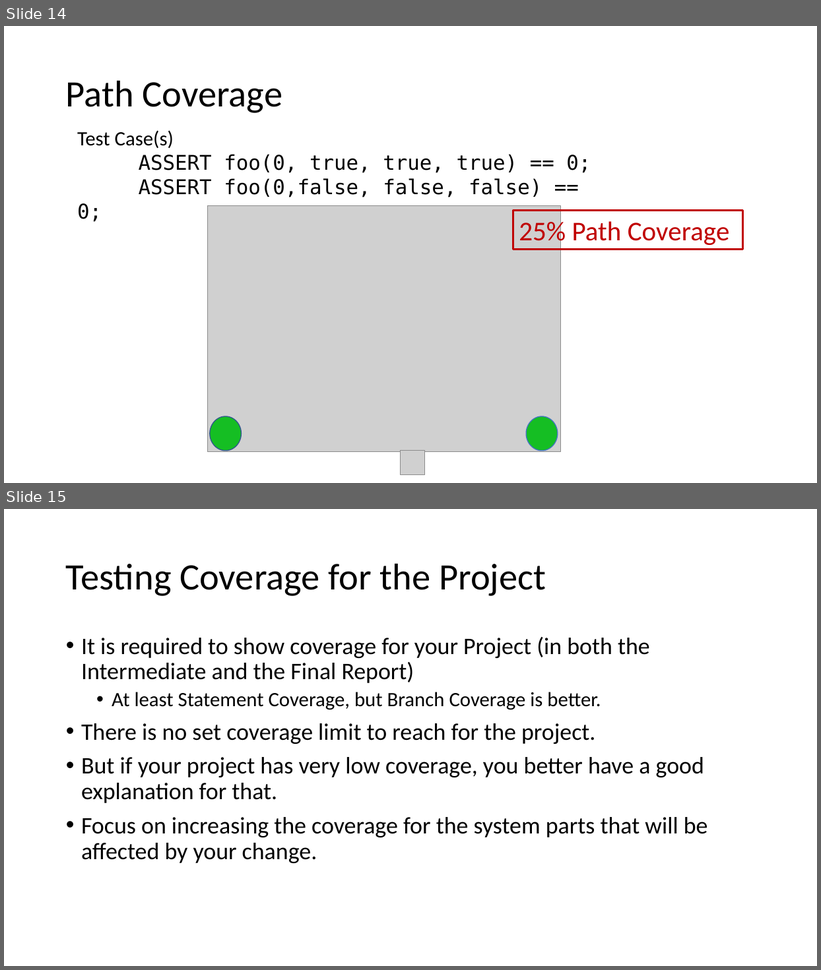
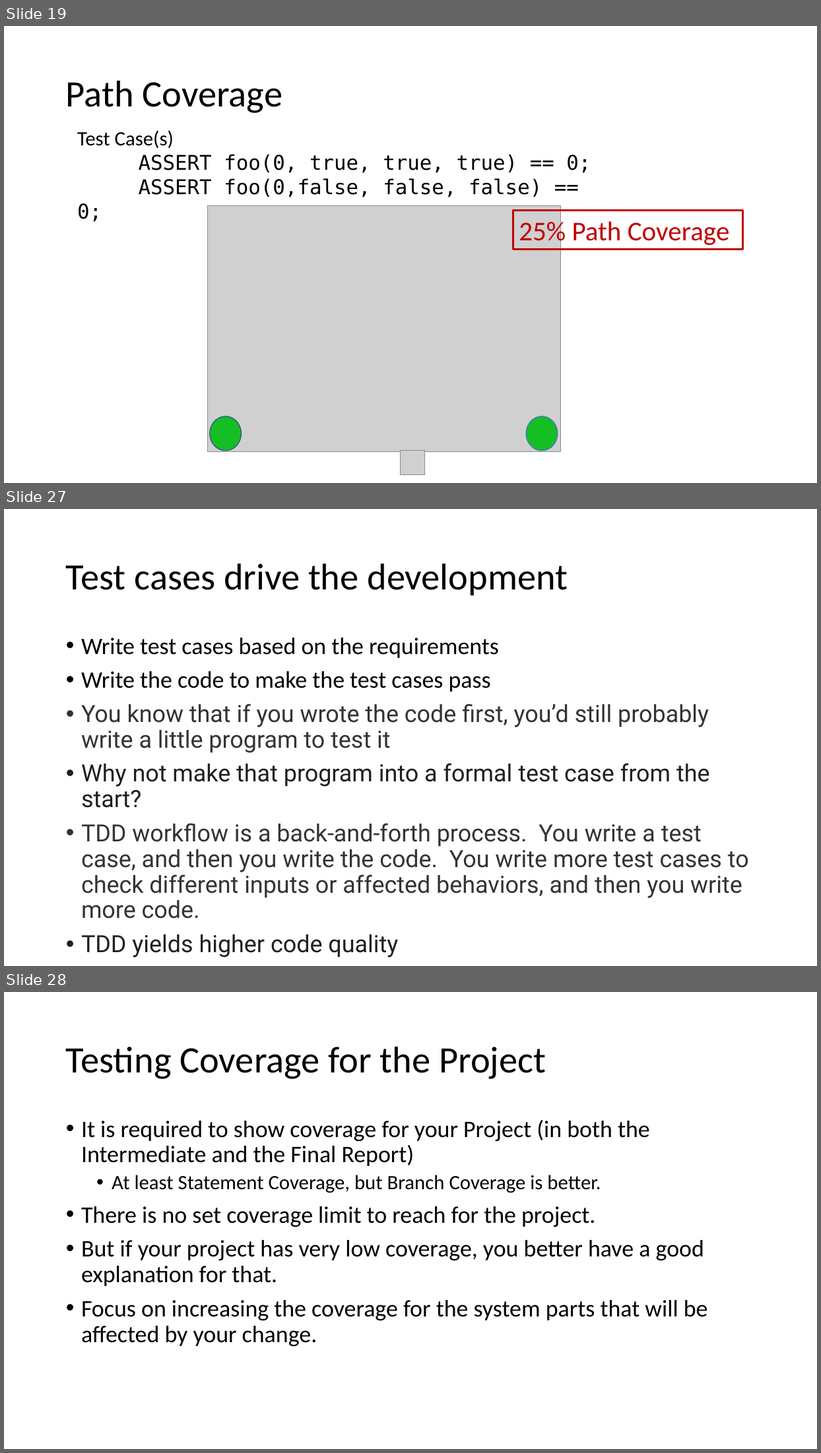
Before and after one commit to johnxu21/johnxu21.github.io, a slide deck: teaching/CS472-Spring2023/Timetable/Testing.pptx. Shown one above the other, each under a label of ours: slides 14 and 15 before the commit, slides 19, 27 and 28 after it; the slides between them are not shown. The pictures are 821x970 and 821x1453 pixels, drawn with LibreOffice and Linux fonts; fonts in the diff are those of the drawing; grey boxes stand for pictures. Boxes give left, top, right and bottom in pixels: in the first picture for what was removed or moved away, otherwise in the second. Text is boxed around its words. In the diff, an @@ line names an element or a change of style, - is before the commit and + after.

```diff
--- a/teaching/CS472-Spring2023/Timetable/Testing.pptx
+++ b/teaching/CS472-Spring2023/Timetable/Testing.pptx
@@ slide 27 added at (4, 509, 817, 966), background #FFFFFF @@
@@ title added at (66, 563, 568, 595), 44 pt, text #000000 @@
+Test cases drive the development
@@ text added at (81, 638, 749, 919), 28 pt, text #333333 @@
+• Write test cases based on the requirements
+• Write the code to make the test cases pass
+• You know that if you wrote the code first, you’d still probably write a little program to test it
+• Why not make that program into a formal test case from the start?
+• TDD workflow is a back-and-forth process. You write a test case, and then you write the code. You write more test cases to check different inputs or affected behaviors, and then you write more code.
+• TDD yields higher code quality
@@ what was slide 14 is now slide 19 @@
@@ what was slide 15 is now slide 28 @@
```
Also in this commit, not shown: 1 slide changed, 13 other slides added, 1 slide removed, 3 other files.
